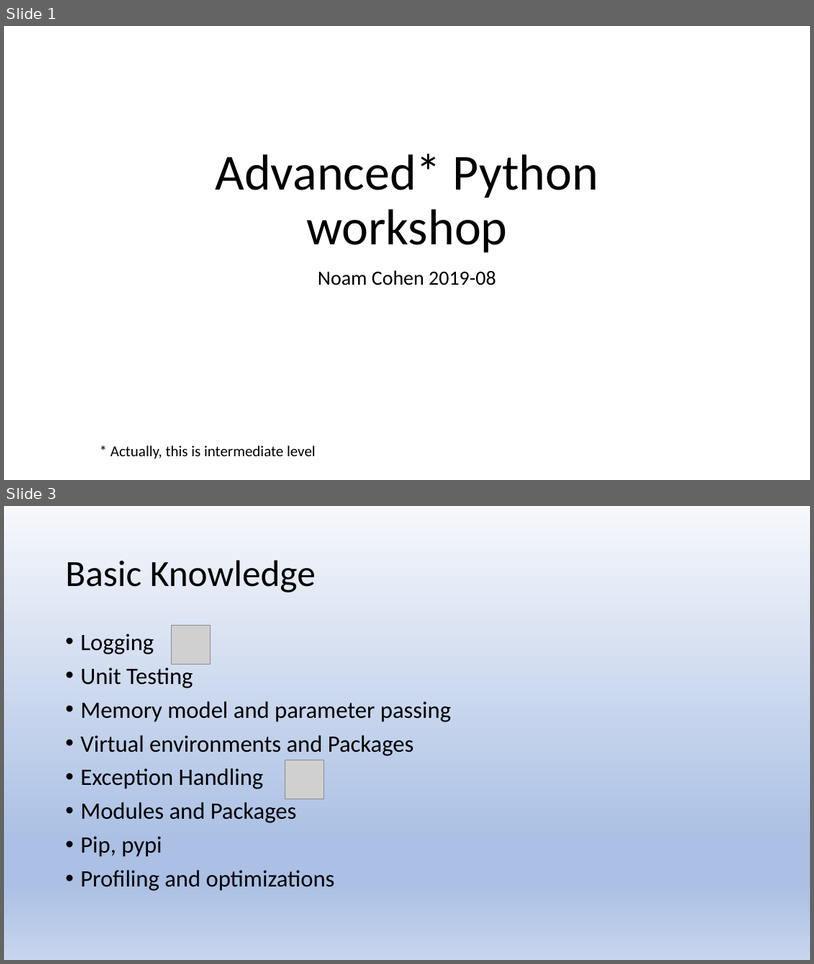
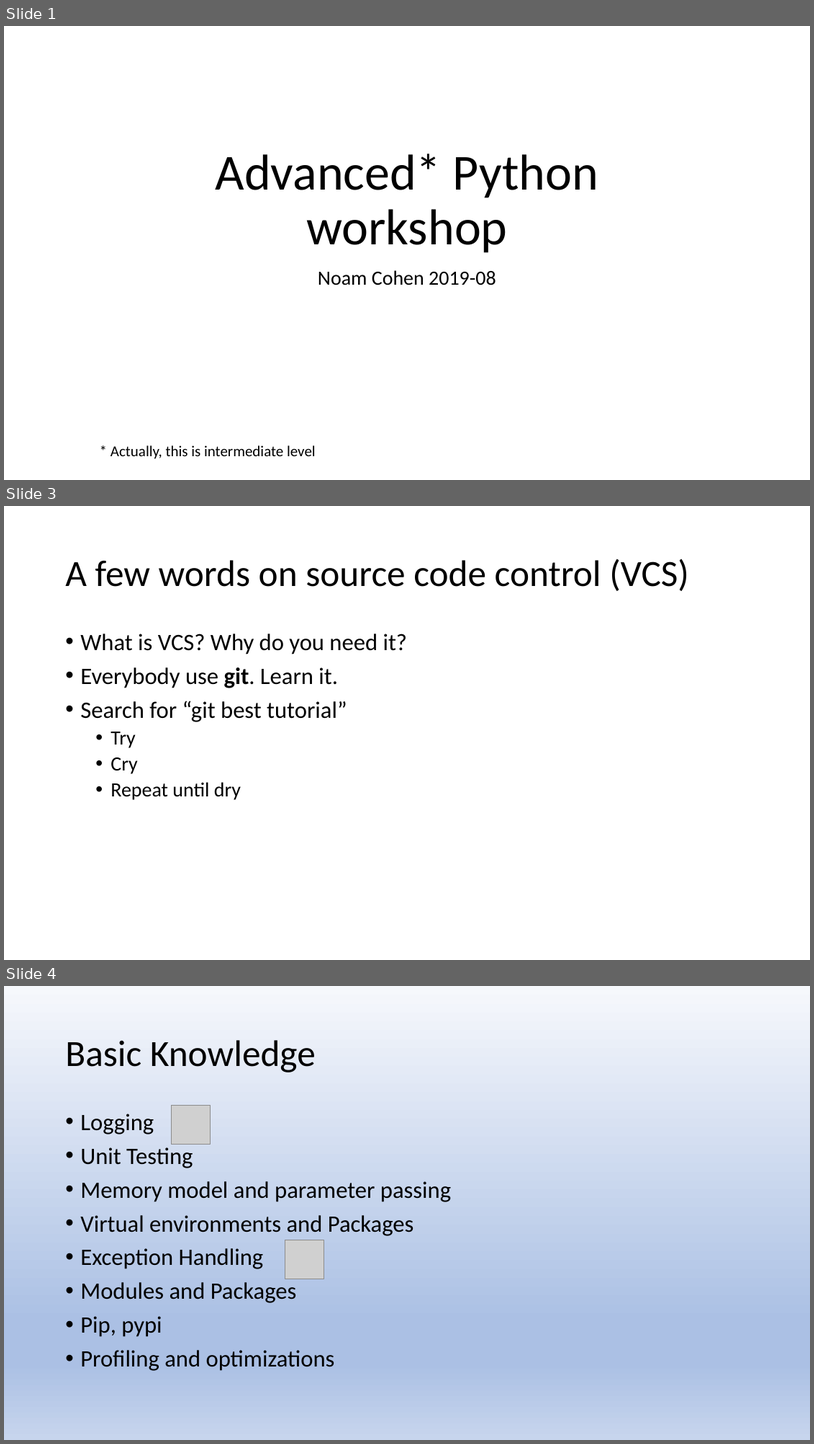
Before and after one commit to scaperex/python_workshop_intermediate, a slide deck: Advanced Python workshop.pptx. Shown one above the other, each under a label of ours: slides 1 and 3 before the commit, slides 1, 3 and 4 after it; the slides between them are not shown. The pictures are 814x964 and 814x1444 pixels, drawn with LibreOffice and Linux fonts; fonts in the diff are those of the drawing; grey boxes stand for pictures. Boxes give left, top, right and bottom in pixels: in the first picture for what was removed or moved away, otherwise in the second. Text is boxed around its words. In the diff, an @@ line names an element or a change of style, - is before the commit and + after.

```diff
--- a/Advanced Python workshop.pptx
+++ b/Advanced Python workshop.pptx
@@ slide 3 added at (x1=4, y1=506, x2=810, y2=960), background #FFFFFF @@
@@ title added at (x1=65, y1=559, x2=689, y2=591), 44 pt, text #000000 @@
+A few words on source code control (VCS)
@@ text added at (x1=80, y1=633, x2=408, y2=800), 28 pt, text #000000 @@
+• What is VCS? Why do you need it?
+• Everybody use git. Learn it.
+• Search for “git best tutorial”
+  • Try
+  • Cry
+  • Repeat until dry
@@ what was slide 3 is now slide 4 @@
```
Also in this commit, not shown: 6 slides changed, 2 other slides added, 1 other file.
